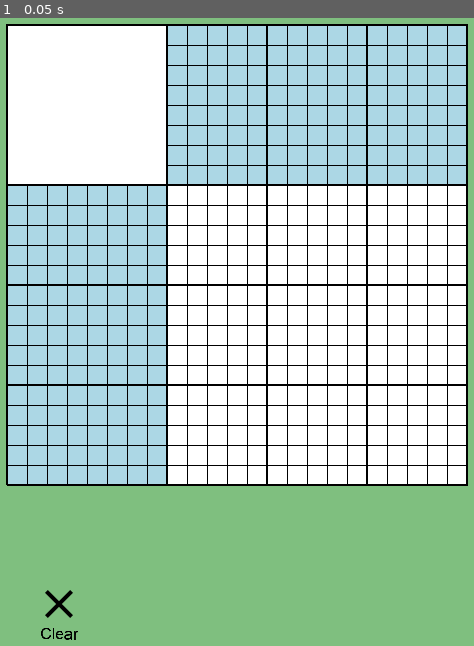
Above: before the commit, frame 1.
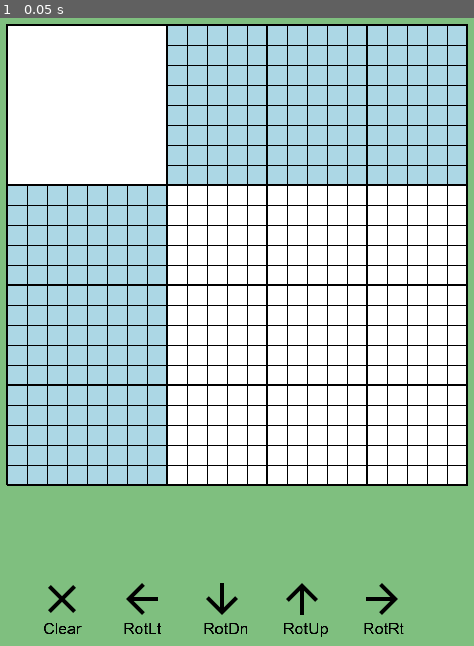
Above: after the commit, the same moment.

Repository: vivisuke/GDNonogram15
Game: Godot game, scene res://MainScene.tscn
Two runs of this game, one before a commit and one after it. Both use one fixed random seed, a clock stepped at 60 frames per second and the inputs below.
Inputs:
- Up to frame 1 (0.05 s): no input

The runs differ from the first frame. In frame 1, 0.9% of the frame differs, in the area x 8-86%, y 89-100%.

Commit message:
0018 ◎ C 05/25 05/25 0.001│ToDo│上下左右シフトコマンドアイコン設置

Diff:
--- a/GDNonogram15/MainScene.tscn
+++ b/GDNonogram15/MainScene.tscn
@@ -24,6 +24,14 @@
 [ext_resource path="res://images/num13.png" type="Texture" id=22]
 [ext_resource path="res://images/num11.png" type="Texture" id=23]
 [ext_resource path="res://images/num12.png" type="Texture" id=24]
+[ext_resource path="res://images/leftward_white.png" type="Texture" id=25]
+[ext_resource path="res://images/leftward_black.png" type="Texture" id=26]
+[ext_resource path="res://images/rightward_white.png" type="Texture" id=27]
+[ext_resource path="res://images/upward_black.png" type="Texture" id=28]
+[ext_resource path="res://images/rightward_black.png" type="Texture" id=29]
+[ext_resource path="res://images/downward_black.png" type="Texture" id=30]
+[ext_resource path="res://images/downward_white.png" type="Texture" id=31]
+[ext_resource path="res://images/upward_white.png" type="Texture" id=32]
 
 [sub_resource type="TileSet" id=1]
 0/name = "cross20x20.png 0"
@@ -331,10 +339,10 @@
 format = 1
 
 [node name="ClearButton" type="TextureButton" parent="."]
-margin_left = 37.3755
-margin_top = 655.406
-margin_right = 133.376
-margin_bottom = 751.406
+margin_left = 40.0
+margin_top = 650.0
+margin_right = 136.001
+margin_bottom = 746.0
 rect_scale = Vector2( 0.5, 0.5 )
 texture_normal = ExtResource( 17 )
 texture_pressed = ExtResource( 18 )
@@ -355,4 +363,108 @@
 "_edit_use_anchors_": false
 }
 
+[node name="LeftButton" type="TextureButton" parent="."]
+margin_left = 120.0
+margin_top = 650.0
+margin_right = 216.001
+margin_bottom = 746.0
+rect_scale = Vector2( 0.5, 0.5 )
+texture_normal = ExtResource( 26 )
+texture_pressed = ExtResource( 25 )
+__meta__ = {
+"_edit_group_": true,
+"_edit_use_anchors_": false
+}
+
+[node name="Label" type="Label" parent="LeftButton"]
+margin_left = 10.0
+margin_top = 90.0
+margin_right = 87.0
+margin_bottom = 126.0
+custom_fonts/font = SubResource( 3 )
+custom_colors/font_color = Color( 0, 0, 0, 1 )
+text = "RotLt"
+__meta__ = {
+"_edit_use_anchors_": false
+}
+
+[node name="DownButton" type="TextureButton" parent="."]
+margin_left = 200.0
+margin_top = 650.0
+margin_right = 296.0
+margin_bottom = 746.0
+rect_scale = Vector2( 0.5, 0.5 )
+texture_normal = ExtResource( 30 )
+texture_pressed = ExtResource( 31 )
+__meta__ = {
+"_edit_group_": true,
+"_edit_use_anchors_": false
+}
+
+[node name="Label" type="Label" parent="DownButton"]
+margin_left = 10.0
+margin_top = 90.0
+margin_right = 87.0
+margin_bottom = 126.0
+custom_fonts/font = SubResource( 3 )
+custom_colors/font_color = Color( 0, 0, 0, 1 )
+text = "RotDn"
+__meta__ = {
+"_edit_use_anchors_": false
+}
+
+[node name="UpButton" type="TextureButton" parent="."]
+margin_left = 280.0
+margin_top = 650.0
+margin_right = 376.0
+margin_bottom = 746.0
+rect_scale = Vector2( 0.5, 0.5 )
+texture_normal = ExtResource( 28 )
+texture_pressed = ExtResource( 32 )
+__meta__ = {
+"_edit_group_": true,
+"_edit_use_anchors_": false
+}
+
+[node name="Label" type="Label" parent="UpButton"]
+margin_left = 10.0
+margin_top = 90.0
+margin_right = 87.0
+margin_bottom = 126.0
+custom_fonts/font = SubResource( 3 )
+custom_colors/font_color = Color( 0, 0, 0, 1 )
+text = "RotUp"
+__meta__ = {
+"_edit_use_anchors_": false
+}
+
+[node name="RightButton" type="TextureButton" parent="."]
+margin_left = 360.0
+margin_top = 650.0
+margin_right = 456.0
+margin_bottom = 746.0
+rect_scale = Vector2( 0.5, 0.5 )
+texture_normal = ExtResource( 29 )
+texture_pressed = ExtResource( 27 )
+__meta__ = {
+"_edit_group_": true,
+"_edit_use_anchors_": false
+}
+
+[node name="Label" type="Label" parent="RightButton"]
+margin_left = 10.0
+margin_top = 90.0
+margin_right = 87.0
+margin_bottom = 126.0
+custom_fonts/font = SubResource( 3 )
+custom_colors/font_color = Color( 0, 0, 0, 1 )
+text = "RotRt"
+__meta__ = {
+"_edit_use_anchors_": false
+}
+
 [connection signal="pressed" from="ClearButton" to="." method="_on_ClearButton_pressed"]
+[connection signal="pressed" from="LeftButton" to="." method="_on_ClearButton_pressed"]
+[connection signal="pressed" from="DownButton" to="." method="_on_ClearButton_pressed"]
+[connection signal="pressed" from="UpButton" to="." method="_on_ClearButton_pressed"]
+[connection signal="pressed" from="RightButton" to="." method="_on_ClearButton_pressed"]
Not shown: 1 places in GDNonogram15/MainScene.tscn that only renumber resources
Binary file added: GDNonogram15/images/downward_black.png
Not shown, added: GDNonogram15/images/downward_black.png.import
Binary file added: GDNonogram15/images/downward_white.png
Not shown, added: GDNonogram15/images/downward_white.png.import
Binary file added: GDNonogram15/images/leftward_black.png
Not shown, added: GDNonogram15/images/leftward_black.png.import
Binary file added: GDNonogram15/images/leftward_white.png
Not shown, added: GDNonogram15/images/leftward_white.png.import
Binary file added: GDNonogram15/images/rightward_black.png
Not shown, added: GDNonogram15/images/rightward_black.png.import
Binary file added: GDNonogram15/images/rightward_white.png
(and 6 more such lines)
